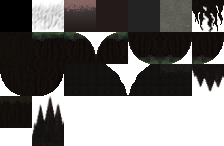
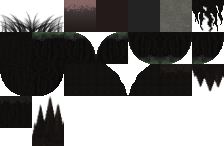
Revision of a layered 224 × 146 image; what changed, layer by layer:
painted on "Camada 2" over [0,31,32,32]
added layer "Group 1 copy" above "Layer 2" over [0,10,64,33]
painted on "Camada 0" over [0,0,64,35]
